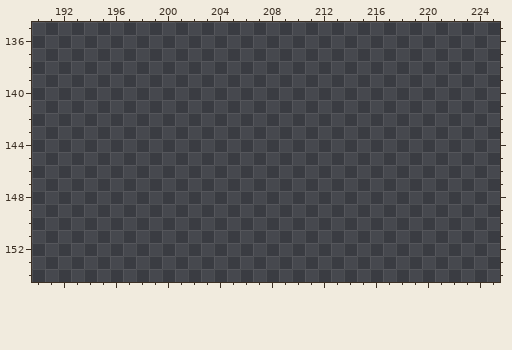
A pixel-art file gets an edit: 3학년 1학기 1인 개발 프로젝트/TileMap.aseprite. The first picture shows the starting point.
256x256 pixels, 1 frame. Pixels under 10% opacity are left out. Colours within 5 levels of each other are drawn and written as one. Shown: x 190..225, y 135..154. The old version is drawn lined up with the new one, on the new canvas. The commit also changed other parts of the picture, which this record leaves out.
After:
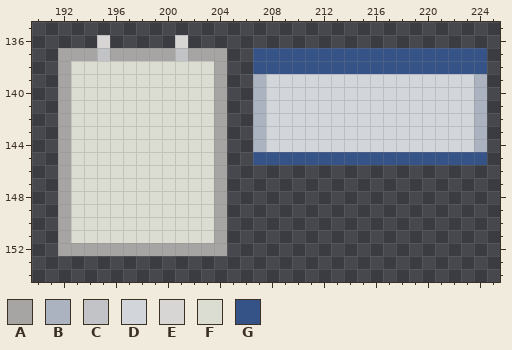
Palette (. is transparent): A #a7a5a4  B #aab3bf  C #c2c3c6  D #d2d5d9  E #d8d6d5  F #dbdcd2  G #365388
Edits made:
canvas 256x256 -> 512x256
Changed rows in their new state; - is an unchanged pixel.
first column x 192:
136 ---E-----E-----------------------
137 AAACAAAAACAAA--GGGGGGGGGGGGGGGGGG
138 AFFFFFFFFFFFA--GGGGGGGGGGGGGGGGGG
139 AFFFFFFFFFFFA--BDDDDDDDDDDDDDDDDB
140 AFFFFFFFFFFFA--BDDDDDDDDDDDDDDDDB
141 AFFFFFFFFFFFA--BDDDDDDDDDDDDDDDDB
142 AFFFFFFFFFFFA--BDDDDDDDDDDDDDDDDB
143 AFFFFFFFFFFFA--BDDDDDDDDDDDDDDDDB
144 AFFFFFFFFFFFA--BDDDDDDDDDDDDDDDDB
145 AFFFFFFFFFFFA--GGGGGGGGGGGGGGGGGG
146 AFFFFFFFFFFFA--------------------
147 AFFFFFFFFFFFA--------------------
148 AFFFFFFFFFFFA--------------------
149 AFFFFFFFFFFFA--------------------
150 AFFFFFFFFFFFA--------------------
151 AFFFFFFFFFFFA--------------------
152 AAAAAAAAAAAAA--------------------
Changed places in both pictures, as pixel boxes (x1, y1, x2, y2):
added: (58, 35, 487, 256)
